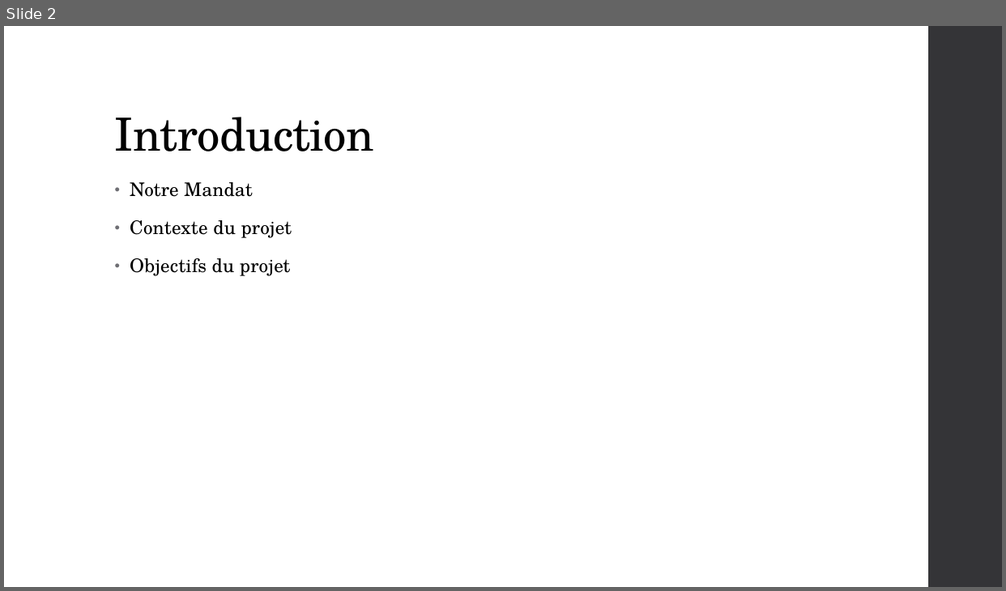
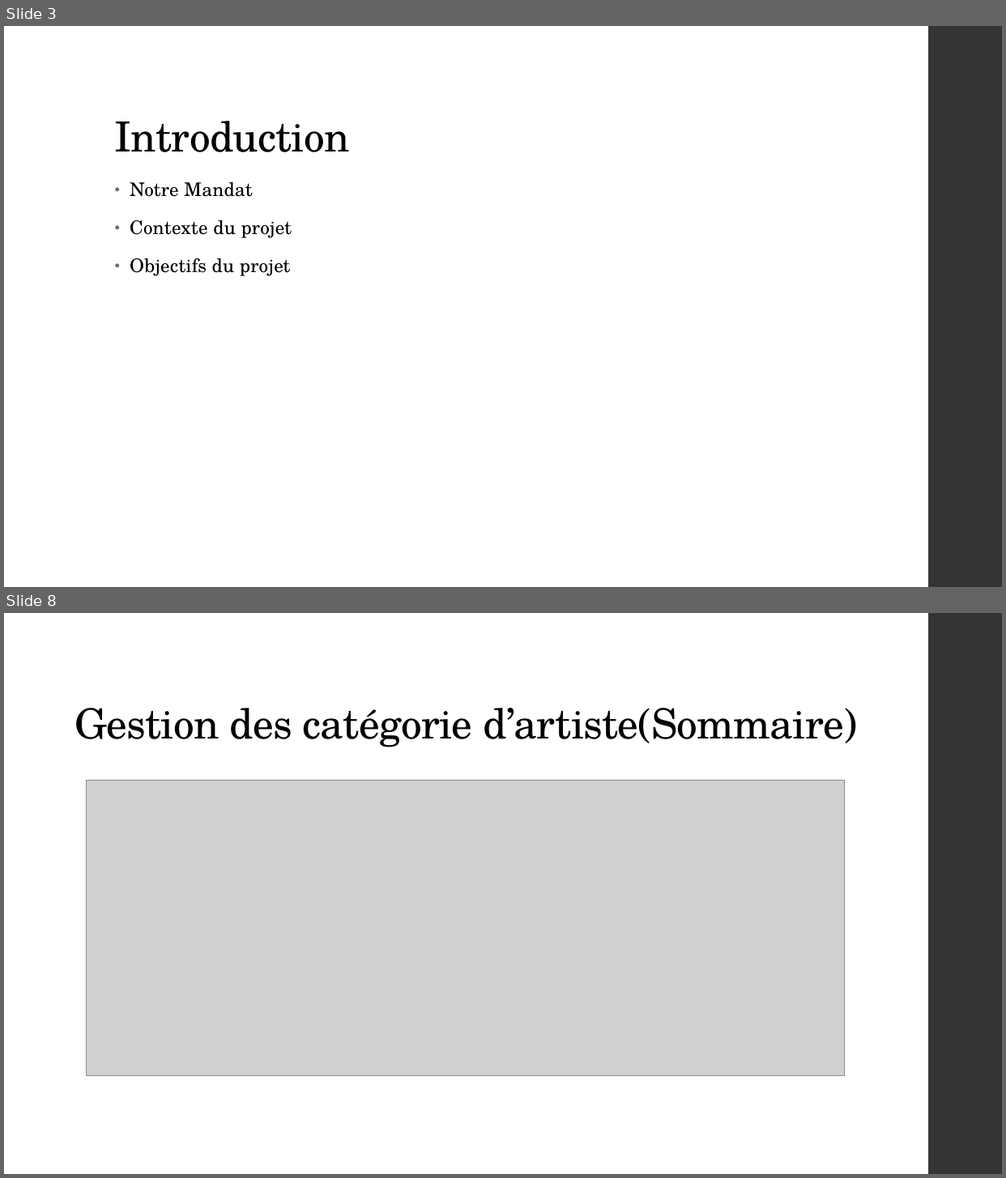
Before and after one commit to qwertyuu/Projet_fin_etudes_2016-2017, a slide deck: Gestion de projet/Présentations/PowerPoint.pptx. Shown one above the other, each under a label of ours: slide 2 before the commit, slides 3 and 8 after it; the slides between them are not shown. The pictures are 1006x591 and 1006x1178 pixels, drawn with LibreOffice and Linux fonts; fonts in the diff are those of the drawing; grey boxes stand for pictures. Boxes give left, top, right and bottom in pixels: in the first picture for what was removed or moved away, otherwise in the second. Text is boxed around its words. In the diff, an @@ line names an element or a change of style, - is before the commit and + after.

```diff
--- a/Gestion de projet/Présentations/PowerPoint.pptx
+++ b/Gestion de projet/Présentations/PowerPoint.pptx
@@ slide 8 added at (x1=4, y1=613, x2=1002, y2=1174), background #FFFFFF; not listed: 1 template element that a slide beside it also shows @@
@@ title added at (x1=74, y1=708, x2=857, y2=747), 40 pt, text #000000 @@
+Gestion des catégorie d’artiste(Sommaire)
@@ picture added at (x1=87, y1=781, x2=845, y2=1076) @@
@@ what was slide 2 is now slide 3 @@
@@ slide 3 changed as well @@
@@ title "Introduction" at (x1=115, y1=121, x2=350, y2=152): size 44 to 40 pt @@
```
Also in this commit, not shown: 1 other slide changed, 15 other slides added, 2 slides removed, 4 other files.
